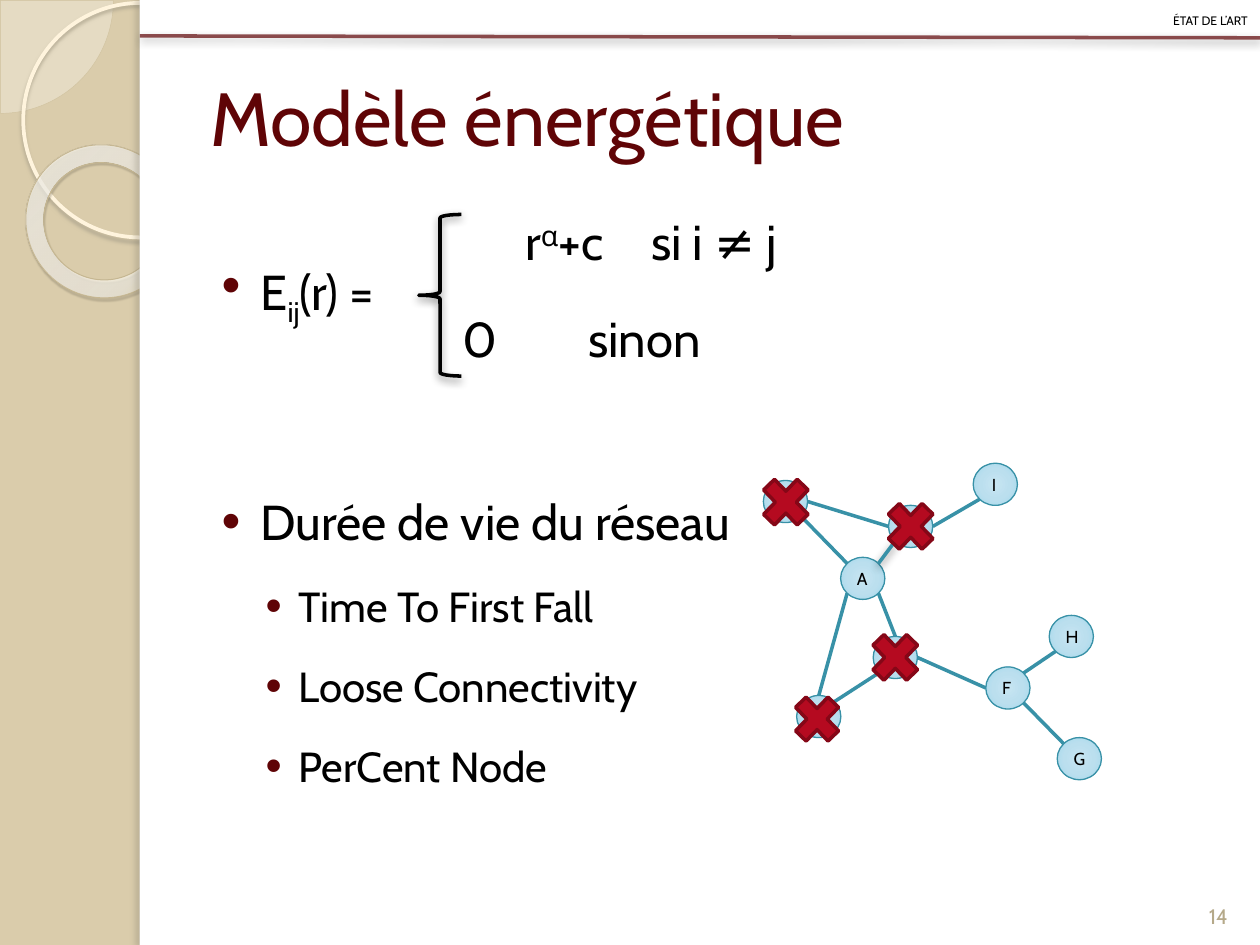
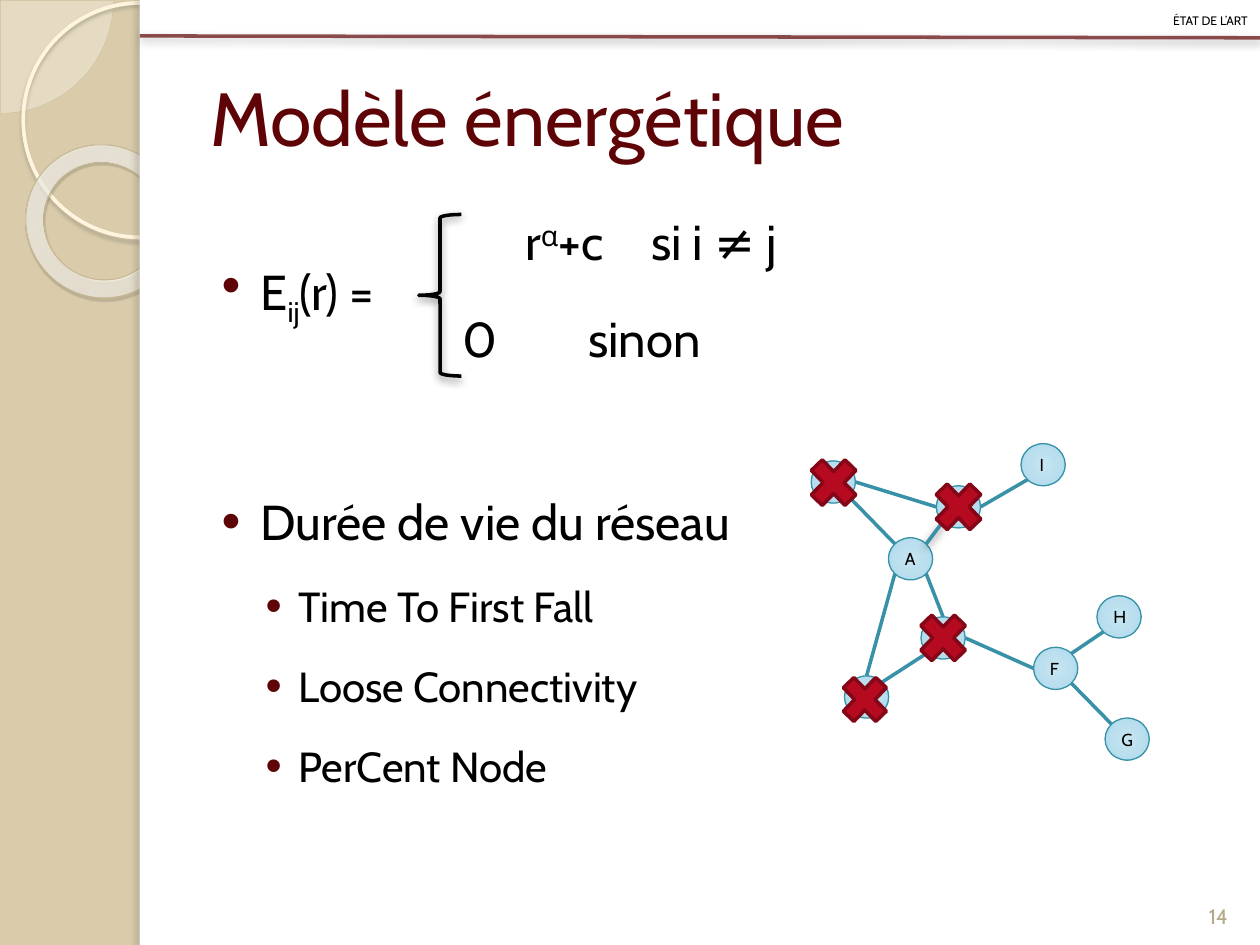
Before and after one commit to Patre/Energy-saving-in-sensors--networks, a slide deck: slide 14 of Redaction/Presentation/pres .pptx. Drawn at 1260x945 pixels with LibreOffice and Linux fonts; fonts in the diff are those of the drawing. Boxes give left, top, right and bottom in pixels: in the first picture for what was removed or moved away, otherwise in the second. Text is boxed around its words. In the diff, an @@ line names an element or a change of style, - is before the commit and + after.

```diff
--- a/Redaction/Presentation/pres .pptx
+++ b/Redaction/Presentation/pres .pptx
@@ ellipse: place and size @@
-ellipse at <box>764,480,808,522</box>
+ellipse at <box>811,461,856,503</box>
@@ 10 lines, 7 ellipses, 4 crosses: place and size @@
-10 lines, 7 ellipses, 4 crosses at <box>753,464,1101,779</box>
+10 lines, 7 ellipses, 4 crosses at <box>801,444,1149,760</box>
@@ ellipse "H": place and size @@
-ellipse "H" at <box>1050,615,1094,656</box>
+ellipse "H" at <box>1097,596,1142,638</box>
```
Also in this commit, not shown: 14 other slides changed, 1 slide added, 4 slides removed.
